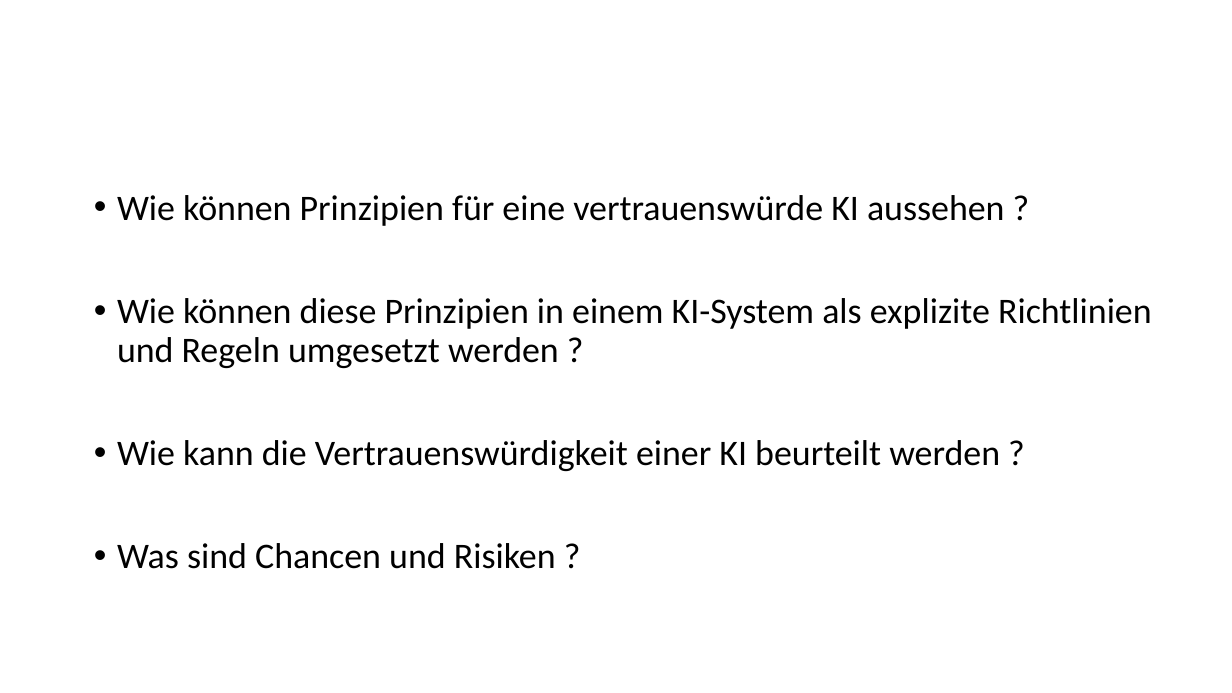
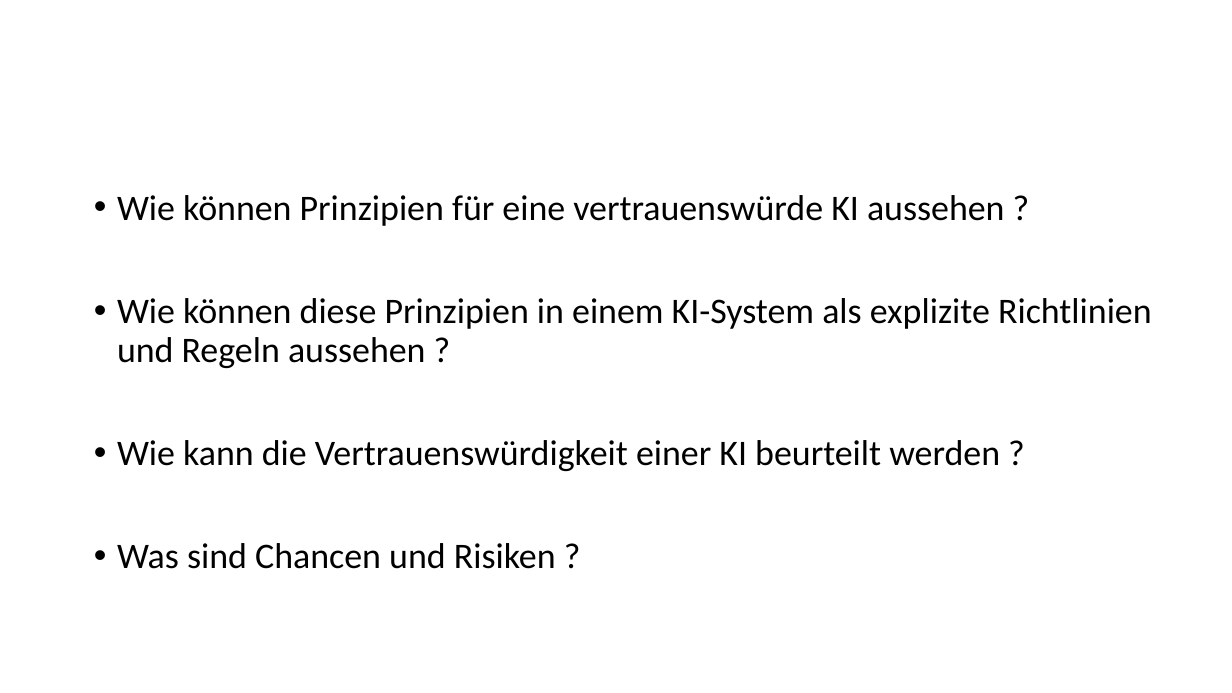
Before and after one commit to bosinoliver/ros-kinect-roboticarm, a slide deck: slide 12 of Kognitive Systeme Vortrag/Ethics in AI.pptx. Drawn at 1232x693 pixels with LibreOffice and Linux fonts; fonts in the diff are those of the drawing; background and template pictures are left out. Boxes give left, top, right and bottom in pixels: in the first picture for what was removed or moved away, otherwise in the second. Text is boxed around its words. In the diff, an @@ line names an element or a change of style, - is before the commit and + after.

```diff
--- a/Kognitive Systeme Vortrag/Ethics in AI.pptx
+++ b/Kognitive Systeme Vortrag/Ethics in AI.pptx
@@ text at [117, 298, 1152, 368]: text changed @@
-• Wie können diese Prinzipien in einem KI-System als explizite Richtlinien und Regeln umgesetzt werden ?
+• Wie können diese Prinzipien in einem KI-System als explizite Richtlinien und Regeln aussehen ?
```
Also in this commit, not shown: 2 other slides changed, 3 slides added, 1 other file.
